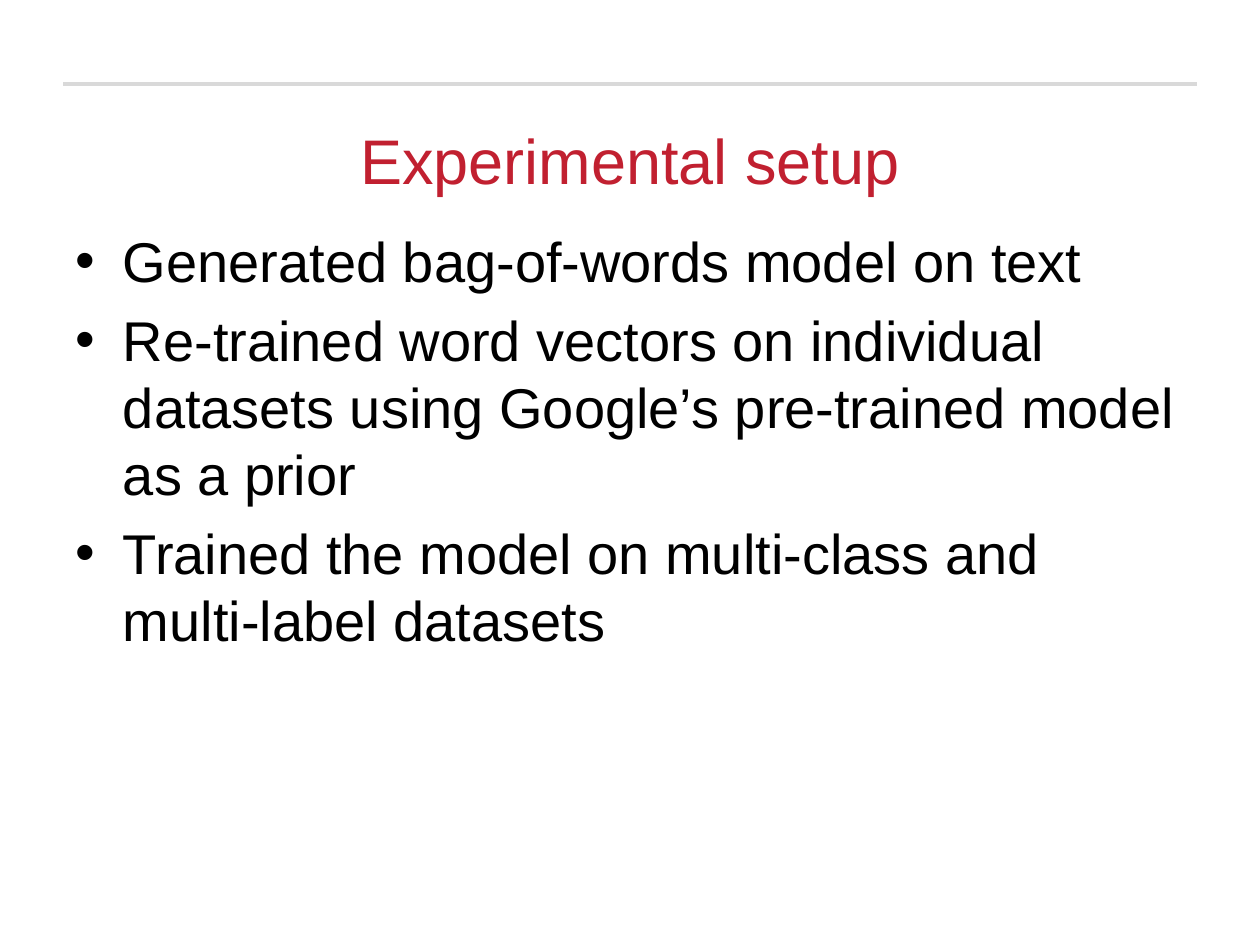
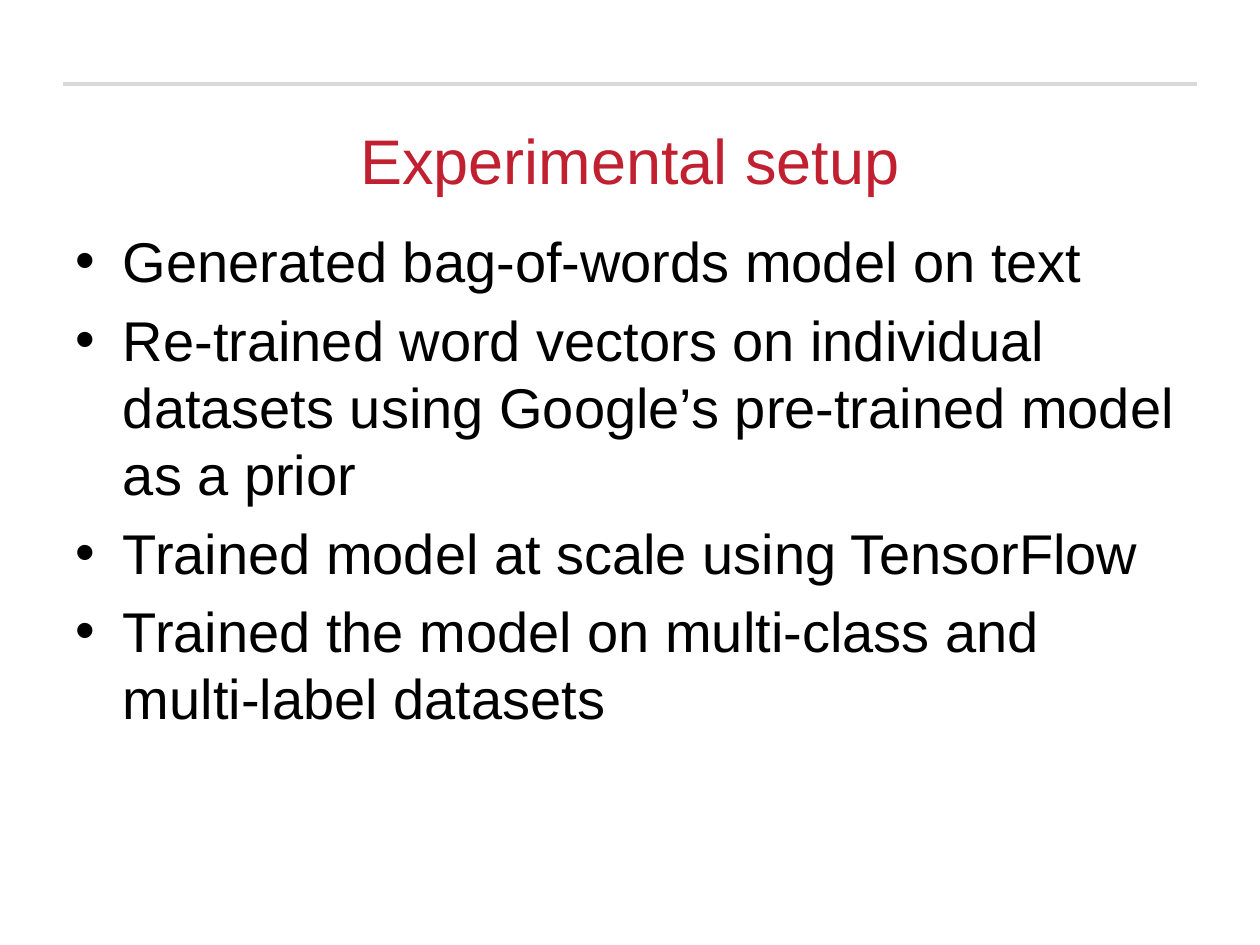
Before and after one commit to RamkishanPanthena/Thesis, a slide deck: slide 17 of defense.pptx (slide 16 before the commit). Drawn at 1260x945 pixels with LibreOffice and Linux fonts; fonts in the diff are those of the drawing; background and template pictures are left out. Boxes give left, top, right and bottom in pixels: in the first picture for what was removed or moved away, otherwise in the second. Text is boxed around its words. In the diff, an @@ line names an element or a change of style, - is before the commit and + after.

```diff
--- a/defense.pptx
+++ b/defense.pptx
@@ text at (123,533,1137,584): paragraph added @@
+• Trained model at scale using TensorFlow
```
Also in this commit, not shown: 15 other slides changed, 10 slides added, 1 slide removed.
